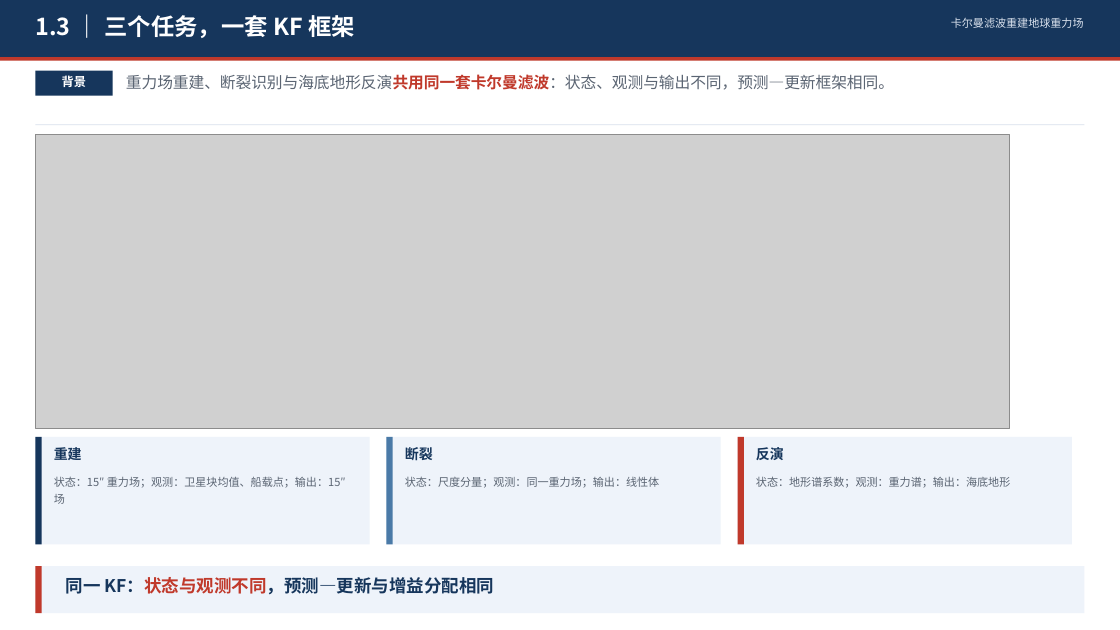
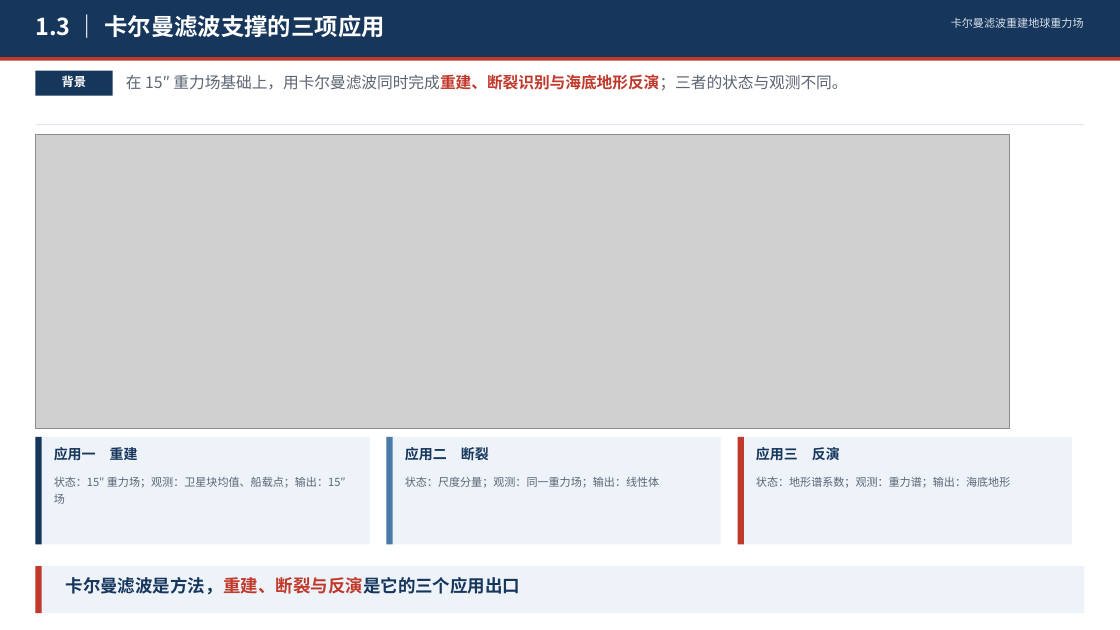
Before and after one commit to shuyunkai/kalman_gravity, a slide deck: slide 4 of ppt/卡尔曼滤波重建地球重力场_含研究内容.pptx. Drawn at 1120x630 pixels with LibreOffice and Linux fonts; fonts in the diff are those of the drawing; grey boxes stand for pictures. Boxes give left, top, right and bottom in pixels: in the first picture for what was removed or moved away, otherwise in the second. Text is boxed around its words. In the diff, an @@ line names an element or a change of style, - is before the commit and + after.

Commit message:
refactor: 主次改为 KF 支撑三项应用, 补强断层/反演验证
- 1.3 标题与文案: 用 KF 同时完成三项应用, 删除共用说法
- 8.5 验证设计+缓冲曲线+随机基线
- 8.6 分频/Parker/GMRT 三条线, 分频表
- 汇报稿 20 页

```diff
--- a/ppt/卡尔曼滤波重建地球重力场_含研究内容.pptx
+++ b/ppt/卡尔曼滤波重建地球重力场_含研究内容.pptx
@@ text at (x1=35, y1=15, x2=384, y2=37): text changed @@
-1.3 ｜ 三个任务，一套 KF 框架
+1.3 ｜ 卡尔曼滤波支撑的三项应用
@@ text at (x1=126, y1=74, x2=847, y2=91): text changed @@
-重力场重建、断裂识别与海底地形反演共用同一套卡尔曼滤波：状态、观测与输出不同，预测—更新框架相同。
+在 15″ 重力场基础上，用卡尔曼滤波同时完成重建、断裂识别与海底地形反演；三者的状态与观测不同。
@@ text at (x1=54, y1=445, x2=138, y2=463): text changed @@
-重建
+应用一 重建
@@ text at (x1=405, y1=445, x2=489, y2=463): text changed @@
-断裂
+应用二 断裂
@@ text at (x1=756, y1=447, x2=840, y2=460): text changed @@
-反演
+应用三 反演
@@ text at (x1=66, y1=577, x2=521, y2=595): text changed @@
-同一 KF：状态与观测不同，预测—更新与增益分配相同
+卡尔曼滤波是方法，重建、断裂与反演是它的三个应用出口
```
Also in this commit, not shown: 2 other slides changed, 4 other files.
